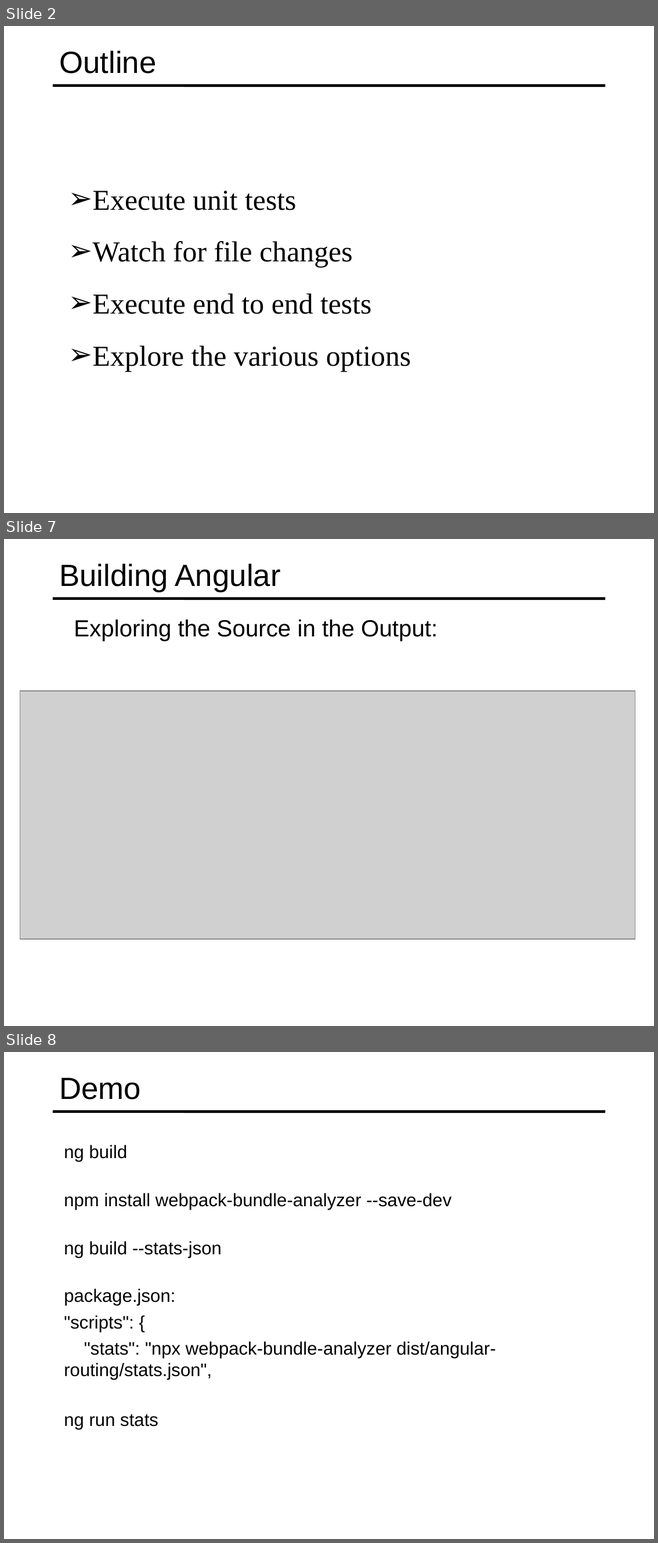
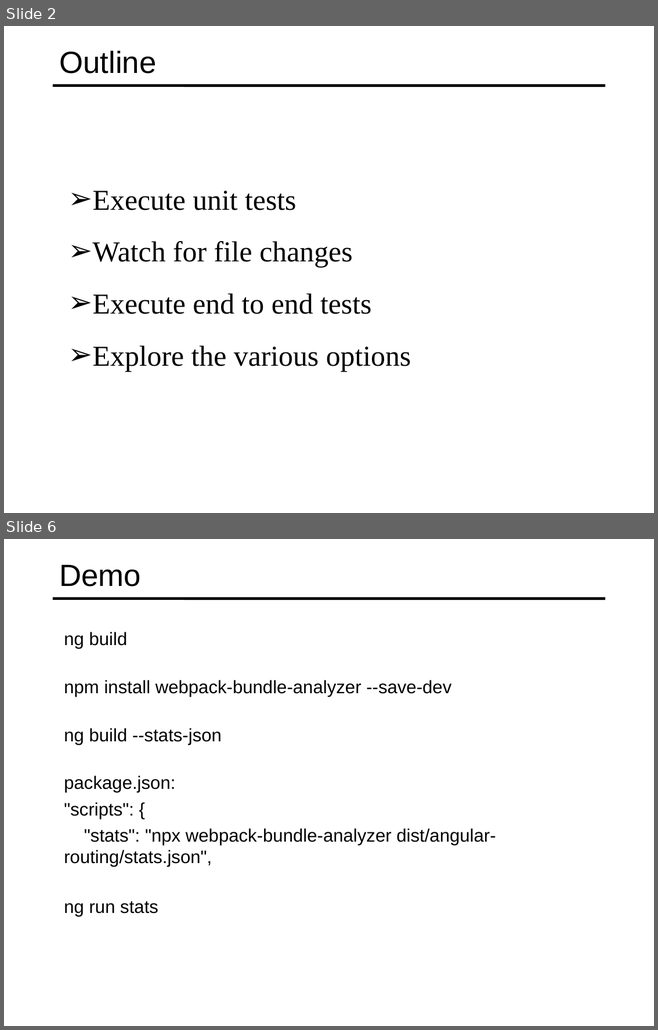
Before and after one commit to specter01wj/Jago_Link_Training, a slide deck: Angular/Angular7/Angular CLI/7.Running Unit and End to End Tests/L7_Running Unit and End to End Tests.ppt. Shown one above the other, each under a label of ours: slides 2, 7 and 8 before the commit, slides 2 and 6 after it; the slides between them are not shown. The pictures are 658x1543 and 658x1030 pixels, drawn with LibreOffice and Linux fonts; fonts in the diff are those of the drawing; grey boxes stand for pictures. Boxes give left, top, right and bottom in pixels: in the first picture for what was removed or moved away, otherwise in the second. Text is boxed around its words. In the diff, an @@ line names an element or a change of style, - is before the commit and + after.

```diff
--- a/Angular/Angular7/Angular CLI/7.Running Unit and End to End Tests/L7_Running Unit and End to End Tests.ppt
+++ b/Angular/Angular7/Angular CLI/7.Running Unit and End to End Tests/L7_Running Unit and End to End Tests.ppt
@@ slide 7 removed at (4, 539, 654, 1026), background #FFFFFF; not listed: 1 template element that a slide beside it also shows @@
@@ title removed at (59, 563, 281, 592) @@
-Building Angular
@@ text removed at (74, 619, 437, 641) @@
-  Exploring the Source in the Output:
@@ picture removed at (20, 691, 635, 939) @@
@@ what was slide 8 is now slide 6 @@
```
Also in this commit, not shown: 2 slides changed, 3 slides added, 4 other slides removed.
